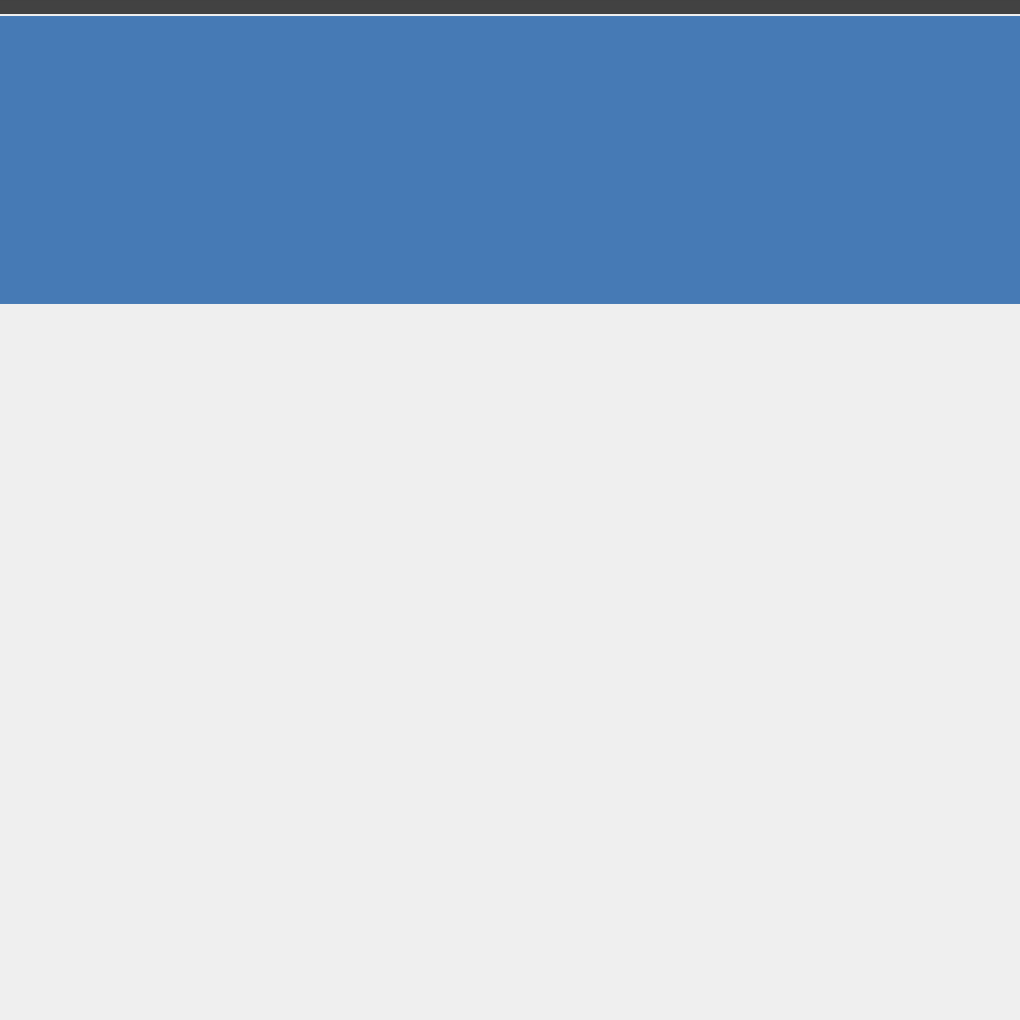
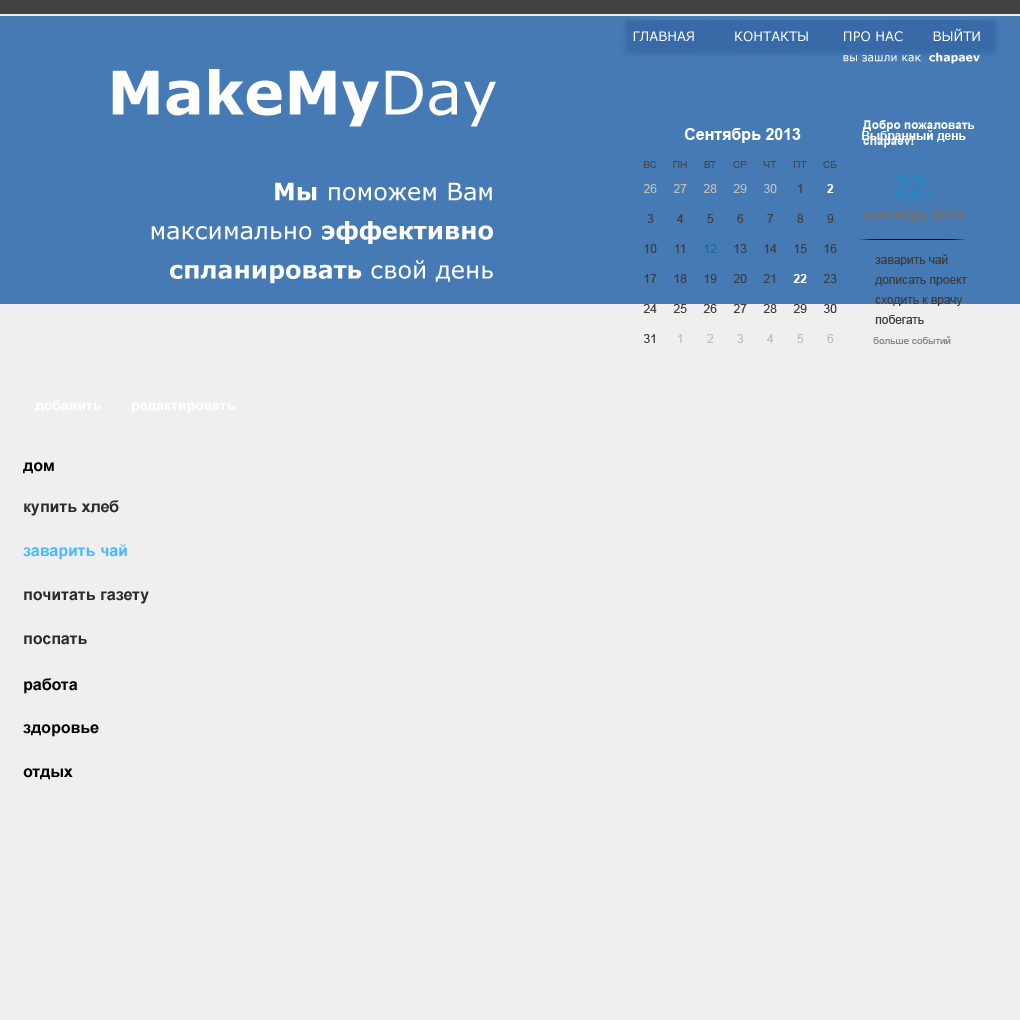
Layers edited between the first and the second w=1020, h=1020 image:
showed group "Calendar" (117 layers) over (x1=643, y1=120, x2=975, y2=344)
renamed "купить хлеб заварить чай почитать газету поспать" to "заварить чай дописать проект сходить к врачу побегать", painted on it over (x1=875, y1=254, x2=967, y2=324)
showed group "Tab Open" (2 layers) over (x1=23, y1=462, x2=54, y2=474)
showed group "Tab Hover copy" (2 layers) over (x1=23, y1=724, x2=99, y2=737)
showed group "Tab Hover" (2 layers) over (x1=24, y1=678, x2=78, y2=694)
showed group "Tab Normal" (2 layers) over (x1=23, y1=768, x2=73, y2=780)
showed group "Tabcontent" (24 layers) over (x1=23, y1=500, x2=149, y2=645)
showed group "buttonpanel" (18 layers) over (x1=35, y1=399, x2=235, y2=413)
showed group "menu text" (6 layers) over (x1=622, y1=19, x2=999, y2=64)
showed group "header text" (2 layers) over (x1=112, y1=69, x2=496, y2=284)
